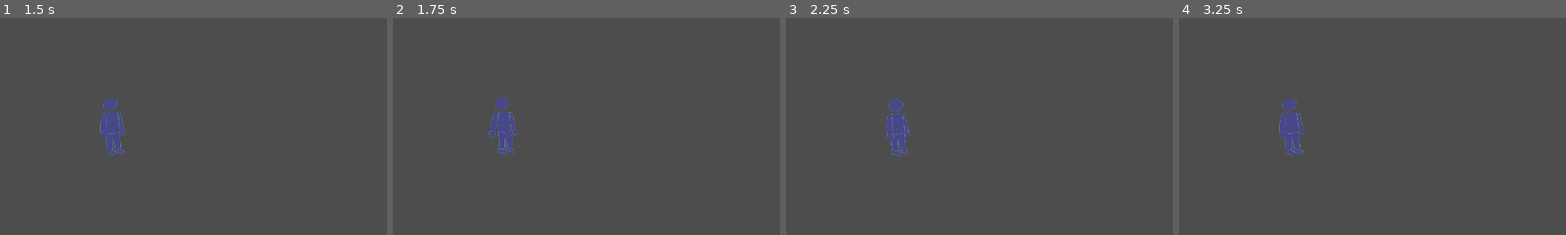
Above: before the commit, frames 1-4 (left to right).
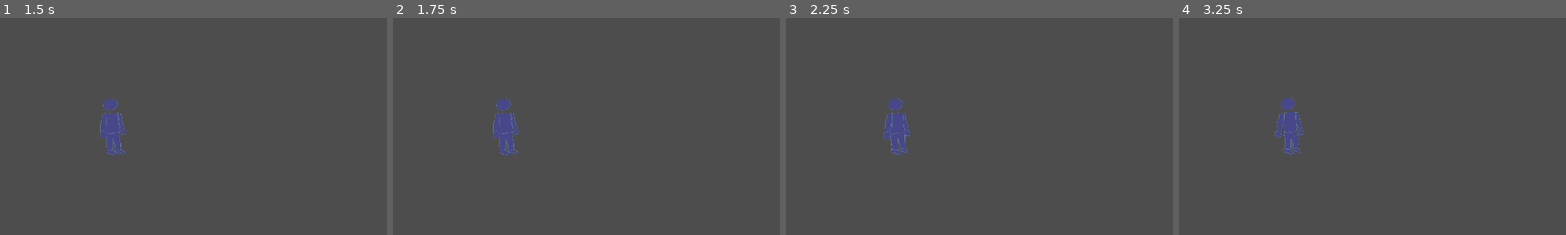
Above: after the commit, the same moments.

Repository: CarterBaxter/Company-Game
Game: Godot game, scene res://Scenes/Main Scenes/Menu scenes/main_menu.tscn
Same seed, same stepped clock (60 frames per second), same inputs: the game is played once before the commit and once after it. Sound files missing from this copy of the repository are replaced by a short silence.
Inputs:
- Up to frame 1 (1.5 s): click "Local" at 0.5 s; click "testing" at 1.25 s
- Up to frame 2 (1.75 s): no input
- Up to frame 3 (2.25 s): tap Enter at 2 s
- Up to frame 4 (3.25 s): tap Space at 2.75 s
The pictures show only the part of the screen within x 0-50%, y 14-64%; the shares and areas given below are measured in that part.

Frame 1 is identical in both runs. In frame 2, 0.5% of the frame differs, in the area x 24-33%, y 36-63%; in frame 3, 0.3%; in frame 4, 0.5%.

Commit message:
just changed fps on the character animation

Diff:
--- a/Assets/characters/Player.tscn
+++ b/Assets/characters/Player.tscn
@@ -35,7 +35,7 @@
 }],
 "loop": true,
 "name": &"idle",
-"speed": 5.0
+"speed": 3.0
 }]
 
 [sub_resource type="CircleShape2D" id="CircleShape2D_x7cq4"]
@@ -52,12 +52,14 @@
 sprite_frames = SubResource("SpriteFrames_amj0p")
 animation = &"idle"
 autoplay = "idle"
-frame_progress = 0.39456
+frame_progress = 0.549289
 
 [node name="CollisionShape2D" type="CollisionShape2D" parent="."]
+visible = false
 position = Vector2(-0.500015, -33.875)
 shape = SubResource("CircleShape2D_x7cq4")
 
 [node name="CollisionShape2D2" type="CollisionShape2D" parent="."]
+visible = false
 position = Vector2(2.49998, 7.62502)
 shape = SubResource("RectangleShape2D_gpp25")
